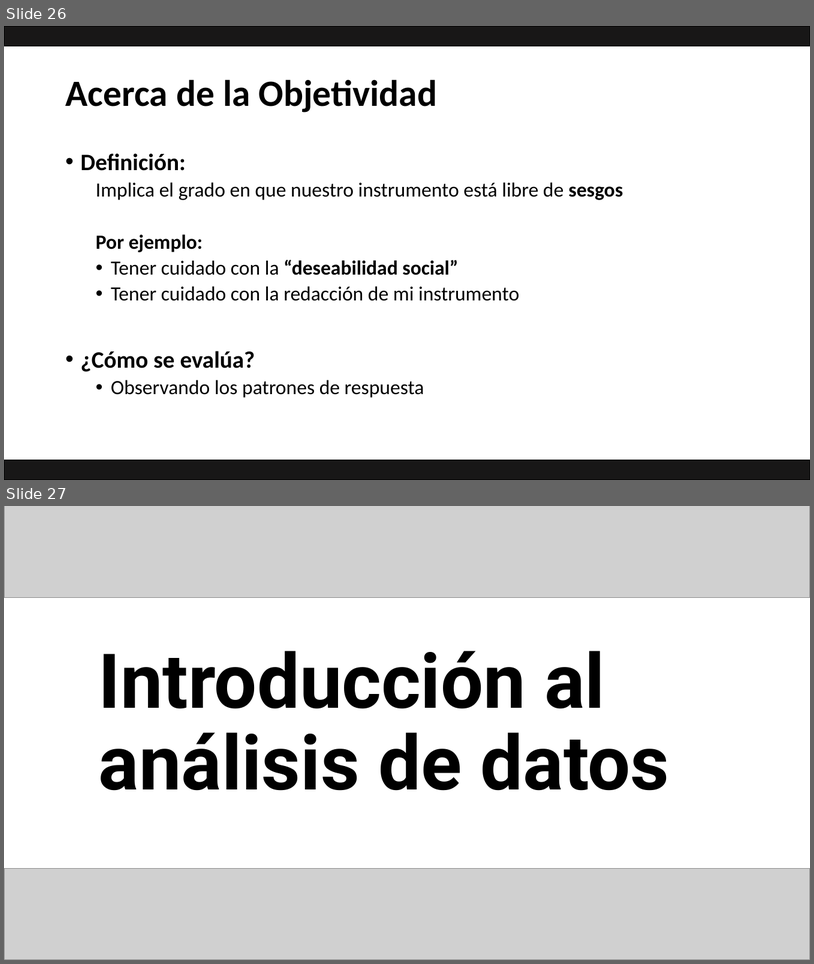
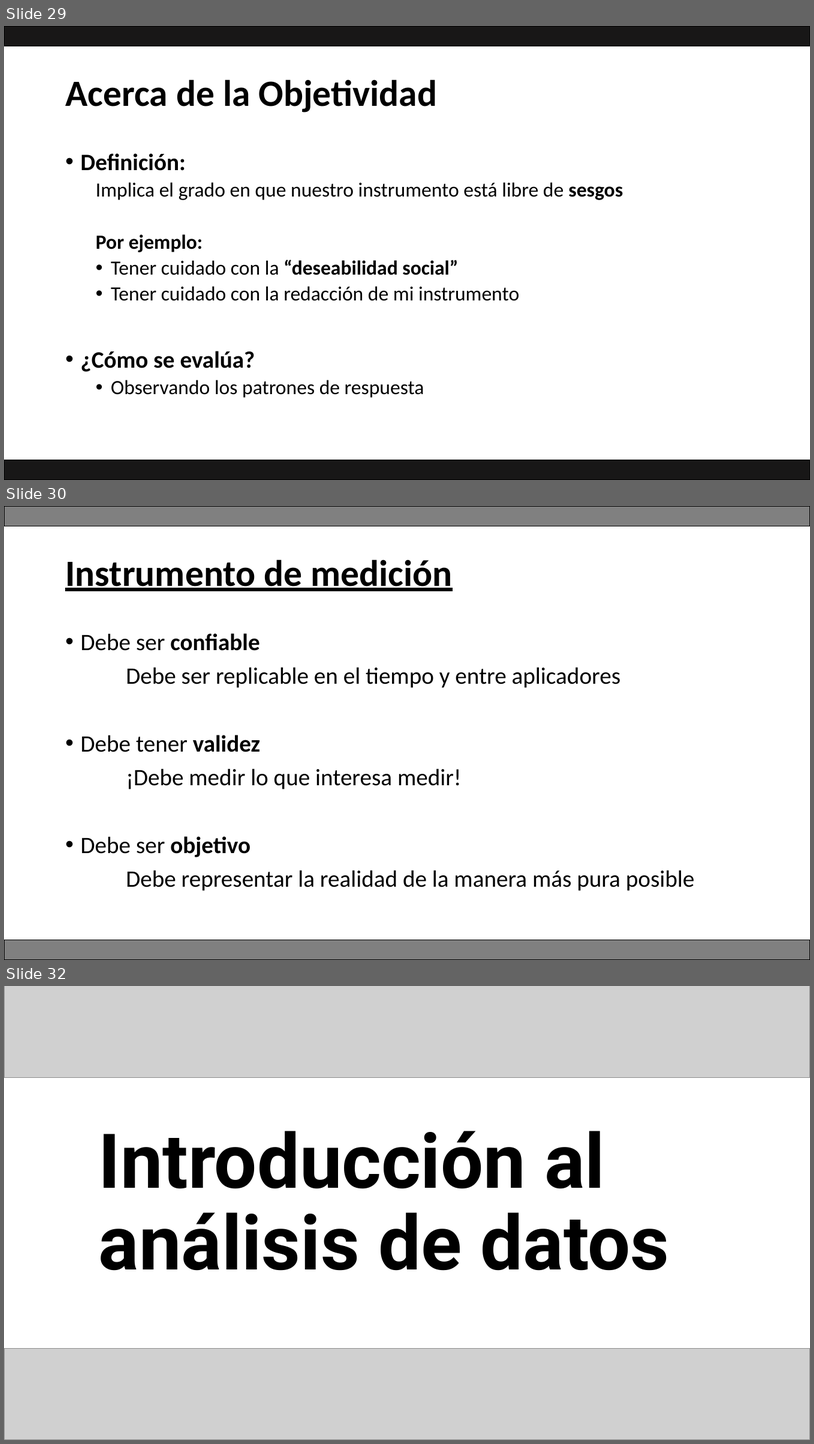
Before and after one commit to Adrifelcha/afchavez-019, a slide deck: JeanPiaget/Presentaciones/04_RecolecciónyAnálisisDatos.pptx. Shown one above the other, each under a label of ours: slides 26 and 27 before the commit, slides 29, 30 and 32 after it; the slides between them are not shown. The pictures are 814x964 and 814x1444 pixels, drawn with LibreOffice and Linux fonts; fonts in the diff are those of the drawing; grey boxes stand for pictures. Boxes give left, top, right and bottom in pixels: in the first picture for what was removed or moved away, otherwise in the second. Text is boxed around its words. In the diff, an @@ line names an element or a change of style, - is before the commit and + after.

```diff
--- a/JeanPiaget/Presentaciones/04_RecolecciónyAnálisisDatos.pptx
+++ b/JeanPiaget/Presentaciones/04_RecolecciónyAnálisisDatos.pptx
@@ slide 30 added at [4, 506, 810, 960], background #FFFFFF @@
@@ rectangle added at [4, 506, 810, 526], fill #808080, outline #000000 1 pt @@
@@ title added at [65, 559, 452, 591], 44 pt, text #000000, bold, underline @@
+Instrumento de medición
@@ text added at [81, 633, 695, 891], 28 pt, text #000000 @@
+• Debe ser confiable
+Debe ser replicable en el tiempo y entre aplicadores
+• Debe tener validez
+¡Debe medir lo que interesa medir!
+• Debe ser objetivo
+Debe representar la realidad de la manera más pura posible
@@ rectangle added at [4, 940, 810, 960], fill #808080, outline #000000 1 pt @@
@@ what was slide 26 is now slide 29 @@
@@ what was slide 27 is now slide 32 @@
```
Also in this commit, not shown: 4 slides changed, 6 other slides added, 1 slide removed, 6 other files.
